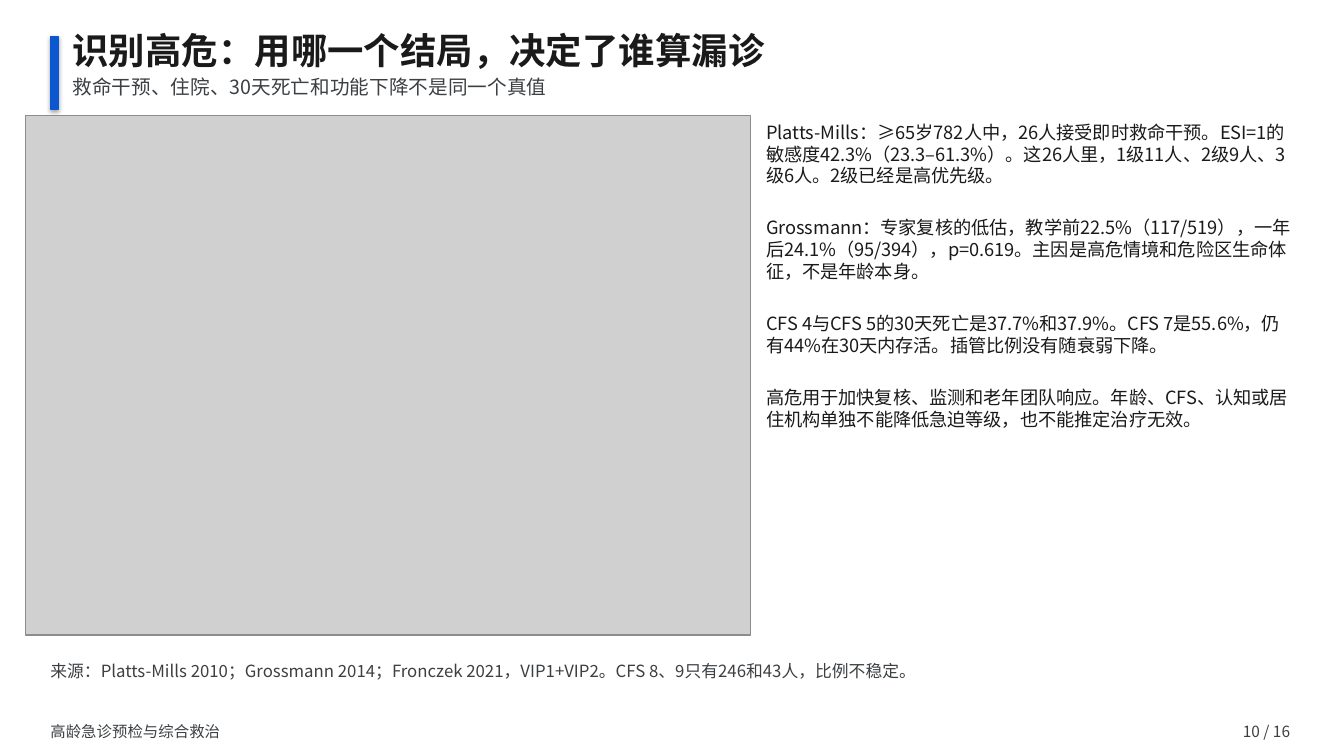
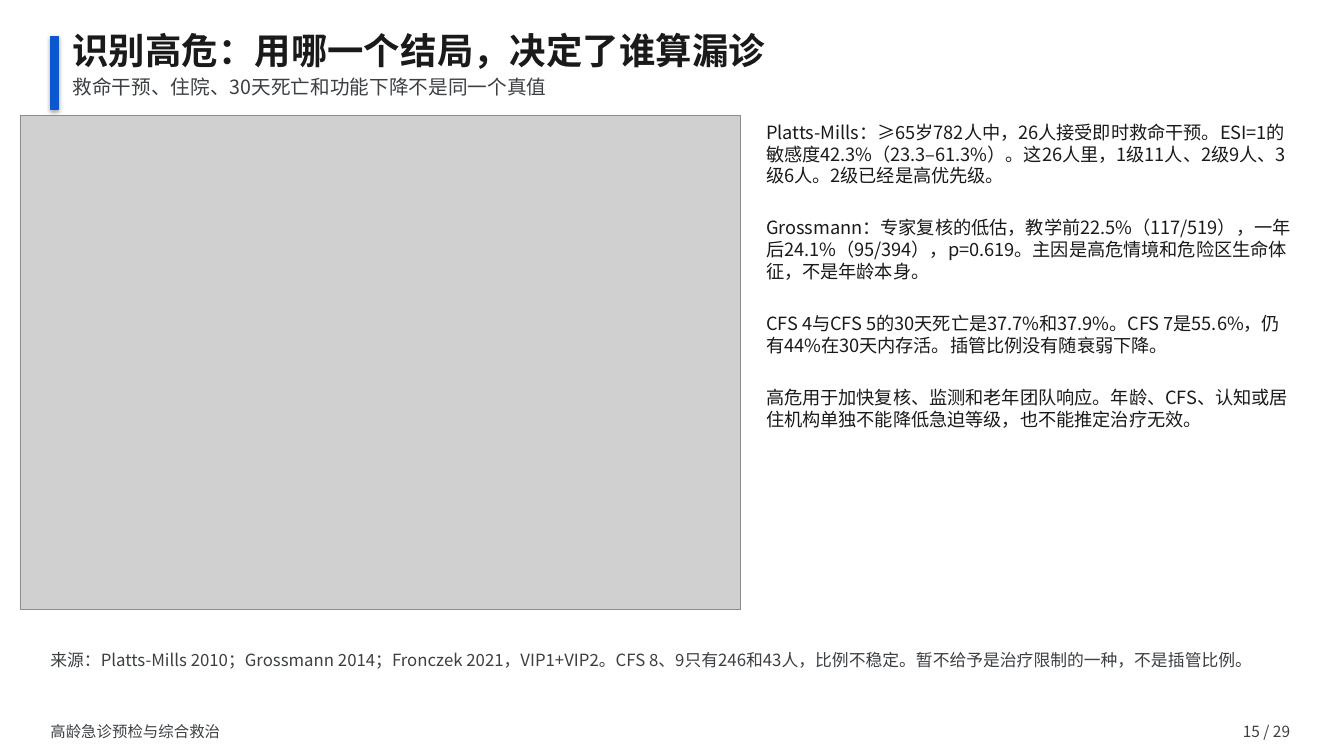
Before and after one commit to ttacuy/shania, a slide deck: slide 15 of evidence/elderly-ed-decision/高龄急诊预检与综合救治.pptx (slide 10 before the commit). Drawn at 1344x756 pixels with LibreOffice and Linux fonts; fonts in the diff are those of the drawing; grey boxes stand for pictures. Boxes give left, top, right and bottom in pixels: in the first picture for what was removed or moved away, otherwise in the second. Text is boxed around its words. In the diff, an @@ line names an element or a change of style, - is before the commit and + after.

```diff
--- a/evidence/elderly-ed-decision/高龄急诊预检与综合救治.pptx
+++ b/evidence/elderly-ed-decision/高龄急诊预检与综合救治.pptx
@@ picture: place and size @@
-picture at <box>25,116,751,635</box>
+picture at <box>20,116,741,610</box>
@@ text at <box>50,652,1252,669</box>: text changed @@
-来源：Platts-Mills 2010；Grossmann 2014；Fronczek 2021，VIP1+VIP2。CFS 8、9只有246和43人，比例不稳定。
+来源：Platts-Mills 2010；Grossmann 2014；Fronczek 2021，VIP1+VIP2。CFS 8、9只有246和43人，比例不稳定。暂不给予是治疗限制的一种，不是插管比例。
@@ text at <box>1243,725,1290,737</box>: text changed @@
-10 / 16
+15 / 29
```
Also in this commit, not shown: 15 other slides changed, 13 slides added, 15 other files.
